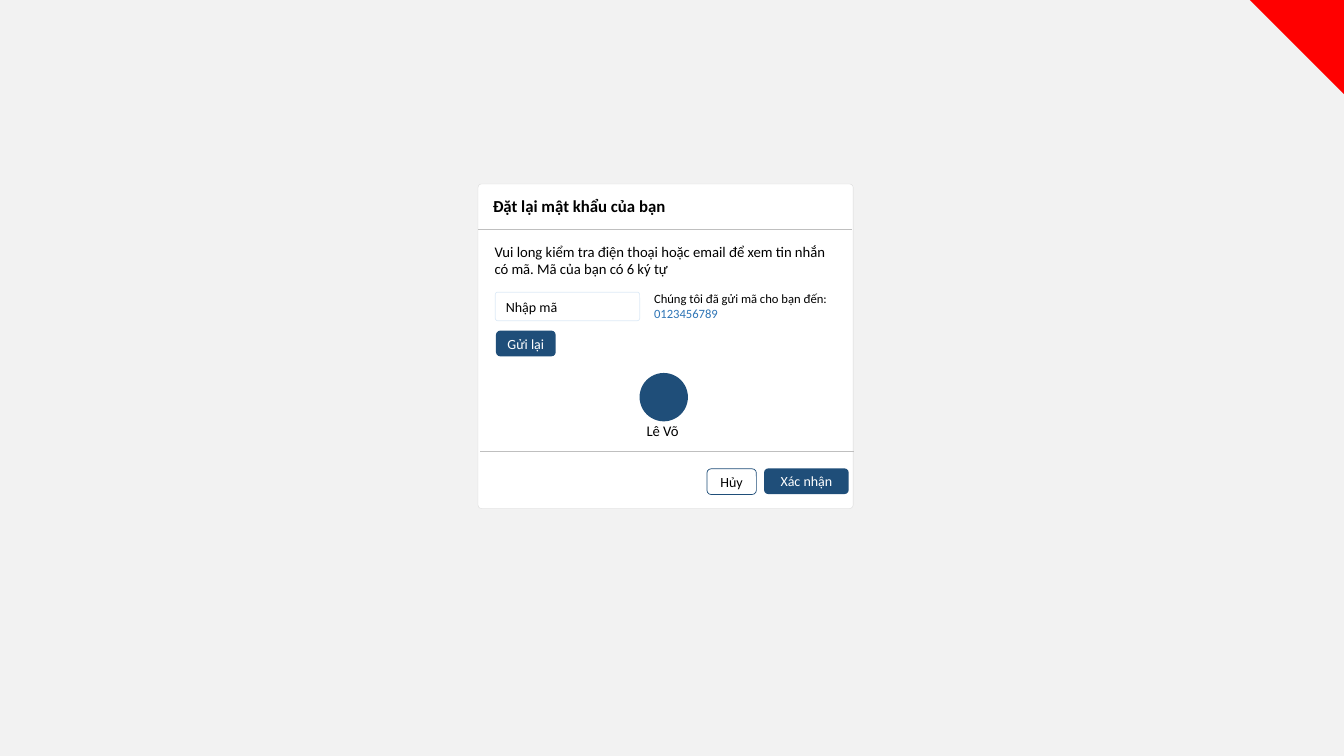
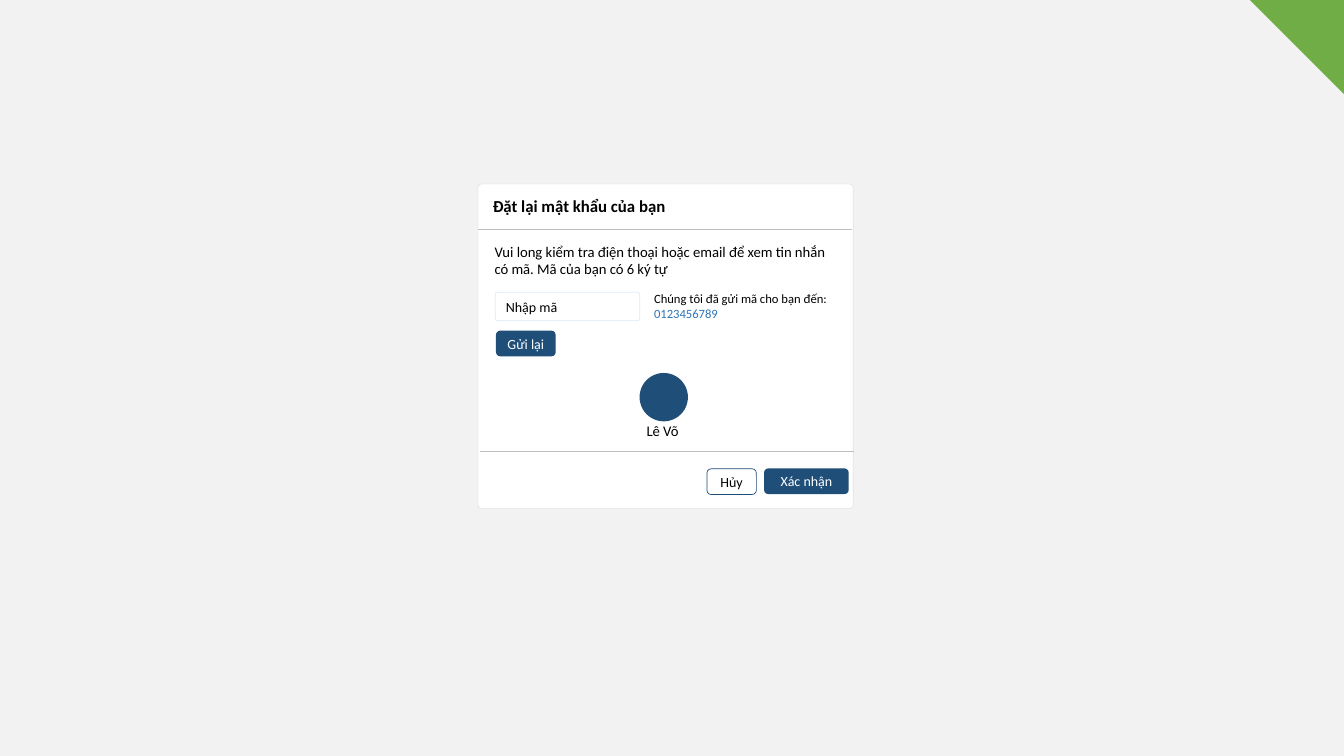
Before and after one commit to Tp2k4/ShopApp, a slide deck: slide 3 of gaming_gear_design.pptx. Drawn at 1344x756 pixels with LibreOffice and Linux fonts; fonts in the diff are those of the drawing. Boxes give left, top, right and bottom in pixels: in the first picture for what was removed or moved away, otherwise in the second. Text is boxed around its words. In the diff, an @@ line names an element or a change of style, - is before the commit and + after.

```diff
--- a/gaming_gear_design.pptx
+++ b/gaming_gear_design.pptx
@@ right triangle at (x1=1250, y1=0, x2=1344, y2=94): fill #FF0000 to #70AD47 @@
```
Also in this commit, not shown: 14 other slides changed, 52 other files.
